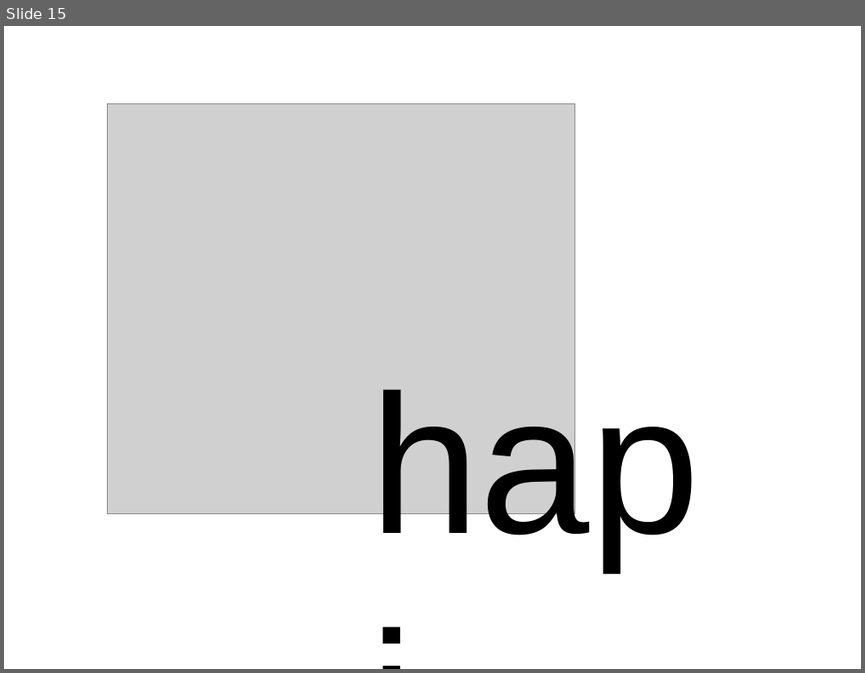
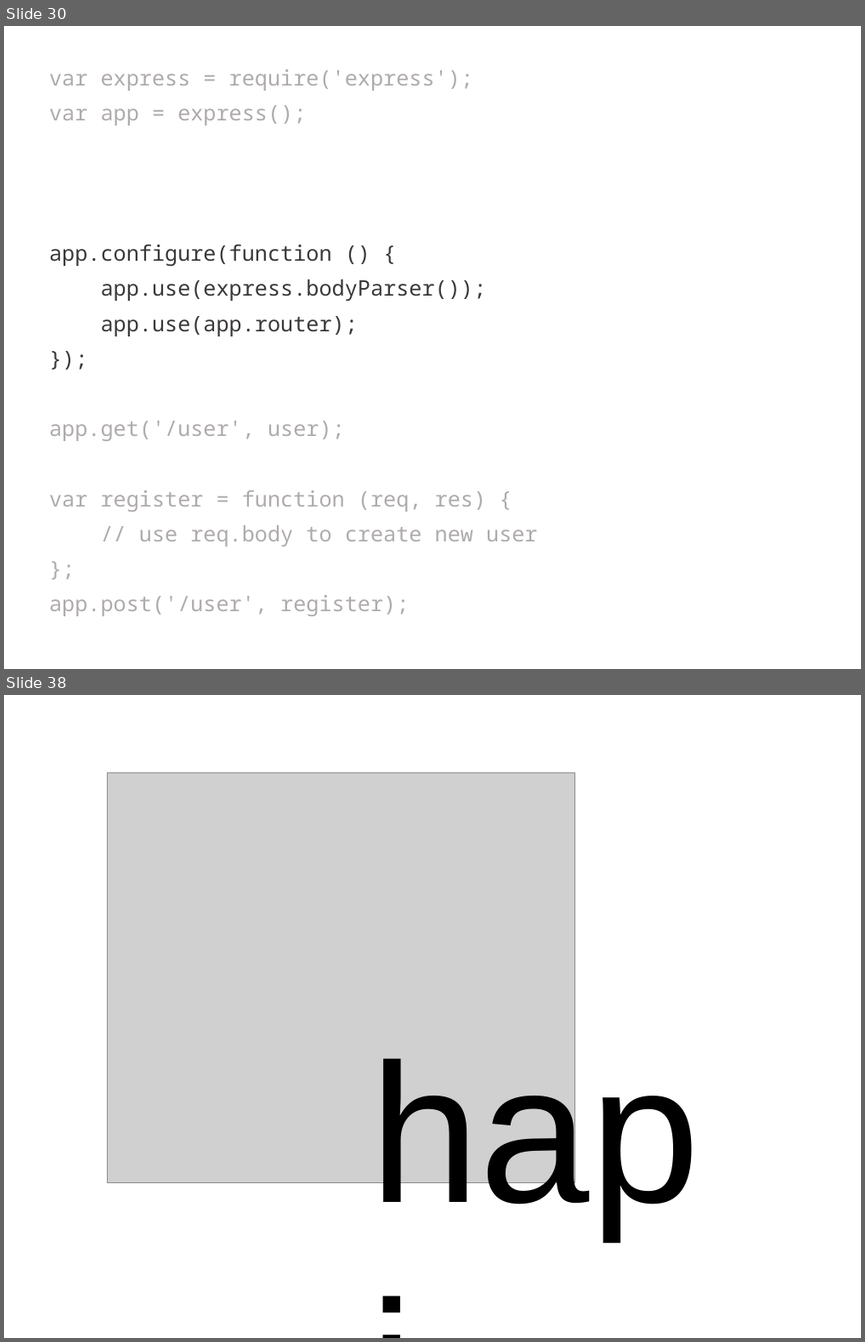
Before and after one commit to mikeal/nodeconf2013, a slide deck: slides/services/services.pptx. Shown one above the other, each under a label of ours: slide 15 before the commit, slides 30 and 38 after it; the slides between them are not shown. The pictures are 865x673 and 865x1342 pixels, drawn with LibreOffice and Linux fonts; fonts in the diff are those of the drawing; grey boxes stand for pictures. Boxes give left, top, right and bottom in pixels: in the first picture for what was removed or moved away, otherwise in the second. Text is boxed around its words. In the diff, an @@ line names an element or a change of style, - is before the commit and + after.

Commit message:
Added express section

```diff
--- a/slides/services/services.pptx
+++ b/slides/services/services.pptx
@@ slide 30 added at box(4, 26, 861, 669), background #FFFFFF @@
@@ subtitle added at box(49, 69, 537, 616), 18 pt, text #AFABAB @@
+var express = require('express');
+var app = express();
+app.configure(function () {
+app.use(express.bodyParser());
+app.use(app.router);
+});
+app.get('/user', user);
+var register = function (req, res) {
+// use req.body to create new user
+};
+app.post('/user', register);
@@ what was slide 15 is now slide 38 @@
```
Also in this commit, not shown: 6 slides changed, 22 other slides added.
